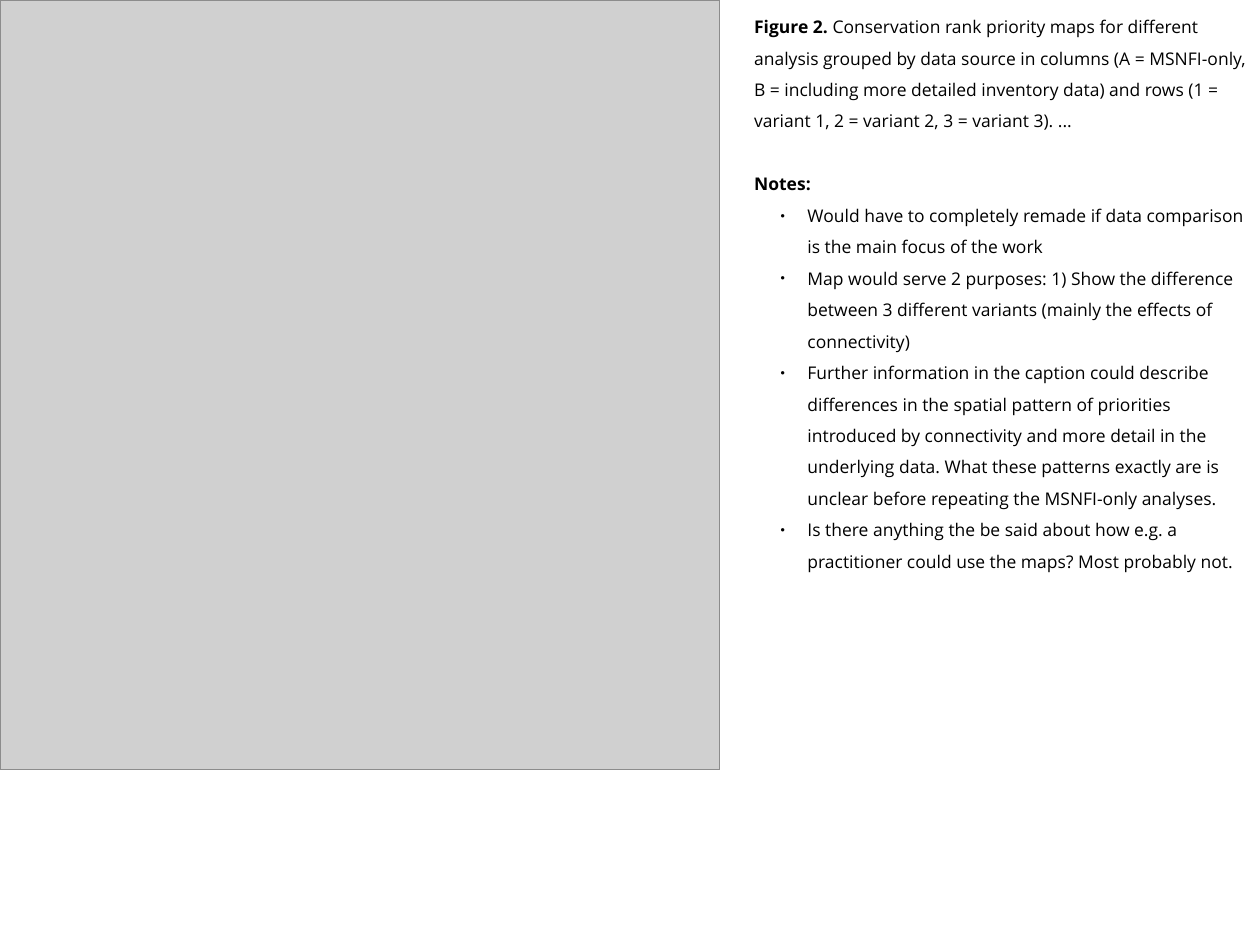
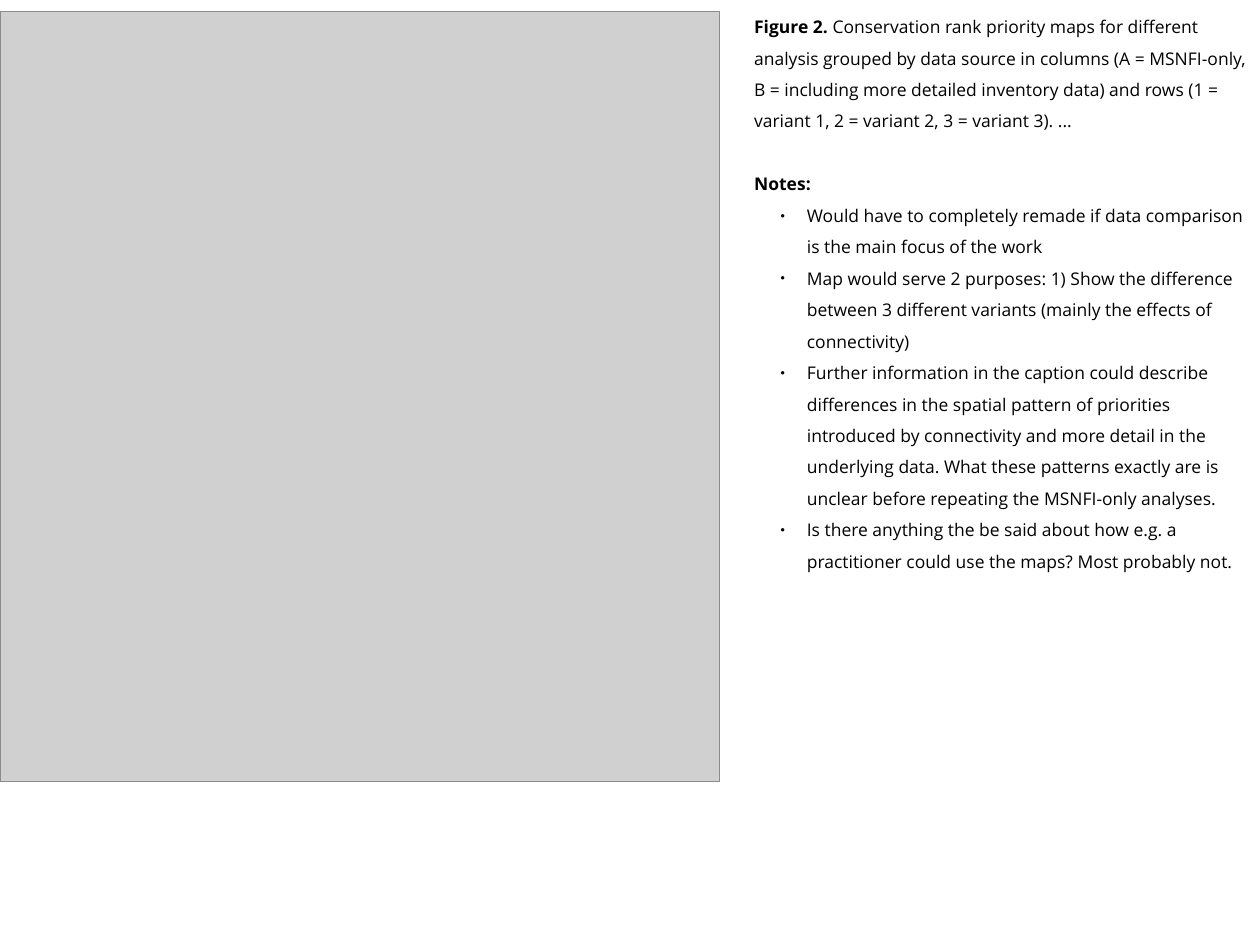
Before and after one commit to jlehtoma/validityms, a slide deck: slide 21 of reports/validity_ms_outline.ppt. Drawn at 1260x945 pixels with LibreOffice and Linux fonts; fonts in the diff are those of the drawing; grey boxes stand for pictures. Boxes give left, top, right and bottom in pixels: in the first picture for what was removed or moved away, otherwise in the second. Text is boxed around its words. In the diff, an @@ line names an element or a change of style, - is before the commit and + after.

```diff
--- a/reports/validity_ms_outline.ppt
+++ b/reports/validity_ms_outline.ppt
@@ picture: place and size @@
-picture at [0, 0, 720, 771]
+picture at [0, 11, 720, 782]
@@ text at [807, 208, 1243, 573]: indent changed @@
```
Also in this commit, not shown: 15 other slides changed, 1 slide added.
